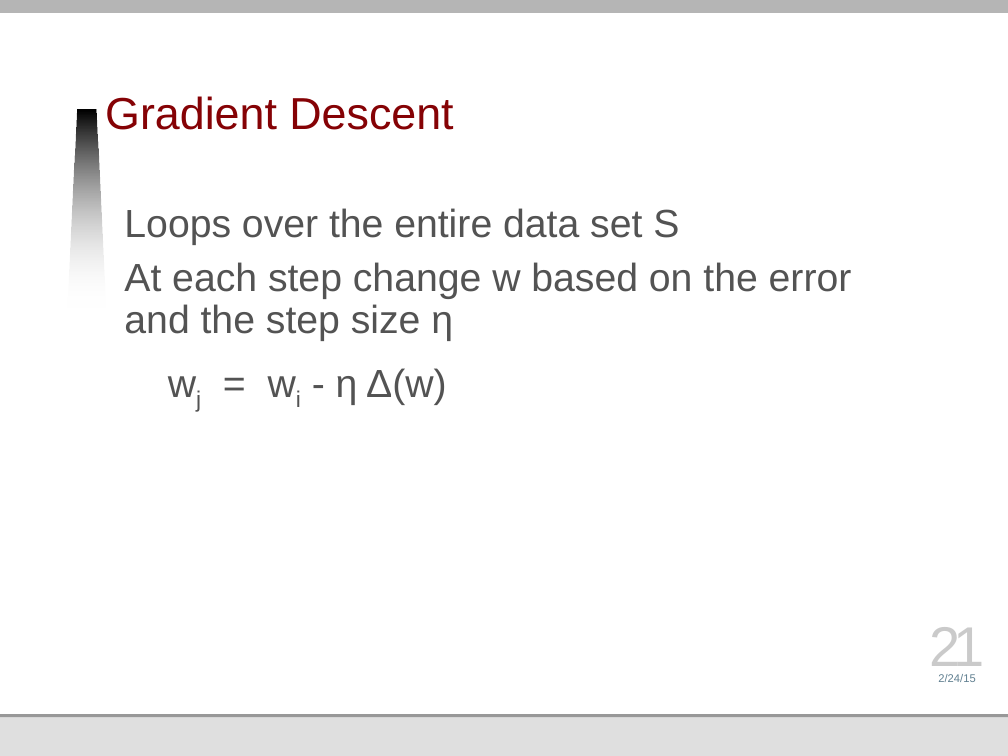
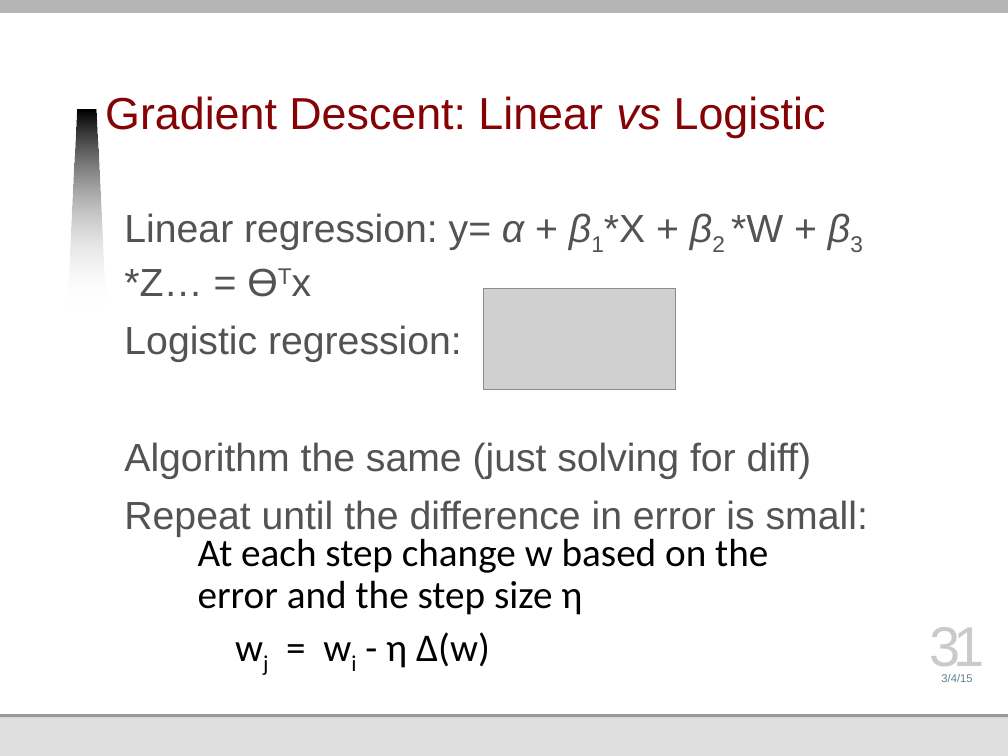
Before and after one commit to jmankoff/data, a slide deck: slide 31 of Lectures/13 Machine Learning II Naive Bayes and Decision Trees.pptx (slide 21 before the commit). Drawn at 1008x756 pixels with LibreOffice and Linux fonts; fonts in the diff are those of the drawing; grey boxes stand for pictures; background and template pictures are left out. Boxes give left, top, right and bottom in pixels: in the first picture for what was removed or moved away, otherwise in the second. Text is boxed around its words. In the diff, an @@ line names an element or a change of style, - is before the commit and + after.

Commit message:
lecture updates.

```diff
--- a/Lectures/13 Machine Learning II Naive Bayes and Decision Trees.pptx
+++ b/Lectures/13 Machine Learning II Naive Bayes and Decision Trees.pptx
@@ title at (105, 96, 826, 138): text changed @@
-Gradient Descent
+Gradient Descent: Linear vs Logistic
@@ text at (124, 208, 679, 245): paragraph removed @@
-Loops over the entire data set S
@@ text added at (124, 213, 868, 537), 28 pt, text #535353 @@
+Linear regression: y= α + β1*X + β2 *W + β3 *Z… = ϴTx
+Logistic regression:
+Algorithm the same (just solving for diff)
+Repeat until the difference in error is small:
@@ picture added at (484, 289, 675, 390) @@
@@ text "At each step change w ...": place and size @@
-text "At each step change w ..." at (124, 208, 852, 405)
+text "At each step change w ..." at (198, 538, 768, 668)
@@ text "At each step change w ..." at (198, 538, 768, 668): font Arial to Calibri, text colour #535353 to #000000; less space between paragraphs; indent changed @@
@@ page number at (929, 627, 984, 676): text changed @@
-21
+31
@@ text at (941, 674, 972, 682): text changed @@
-2/24/15
+3/4/15
```
Also in this commit, not shown: 12 other slides changed, 5 slides added, 1 other file.
